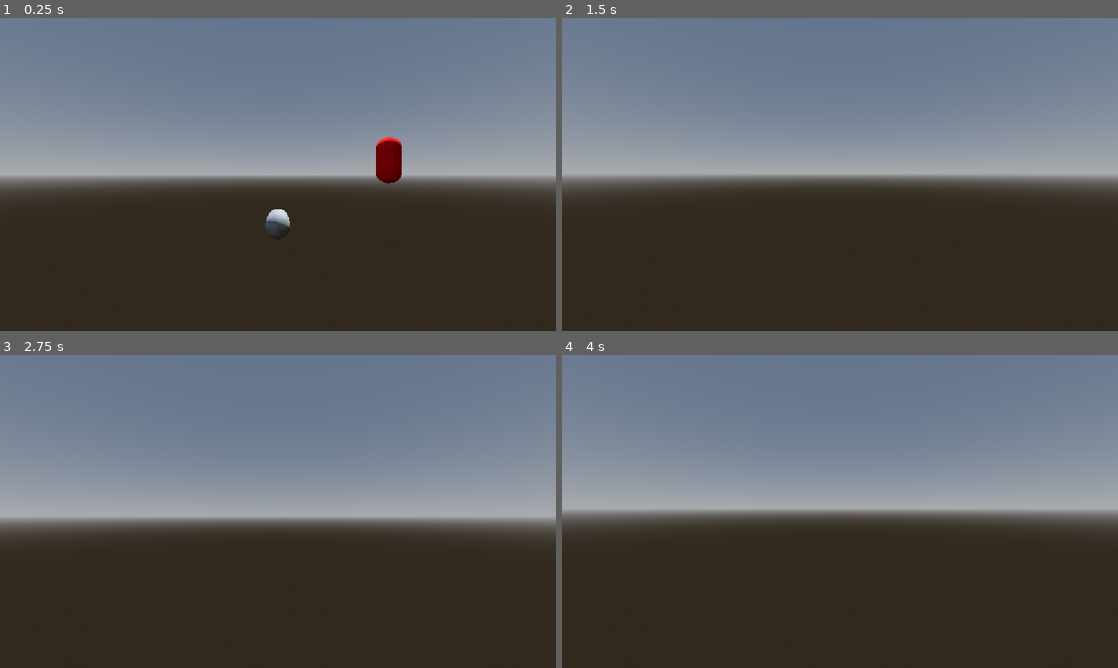
Above: before the commit, frames 1-4 (two rows, left to right).
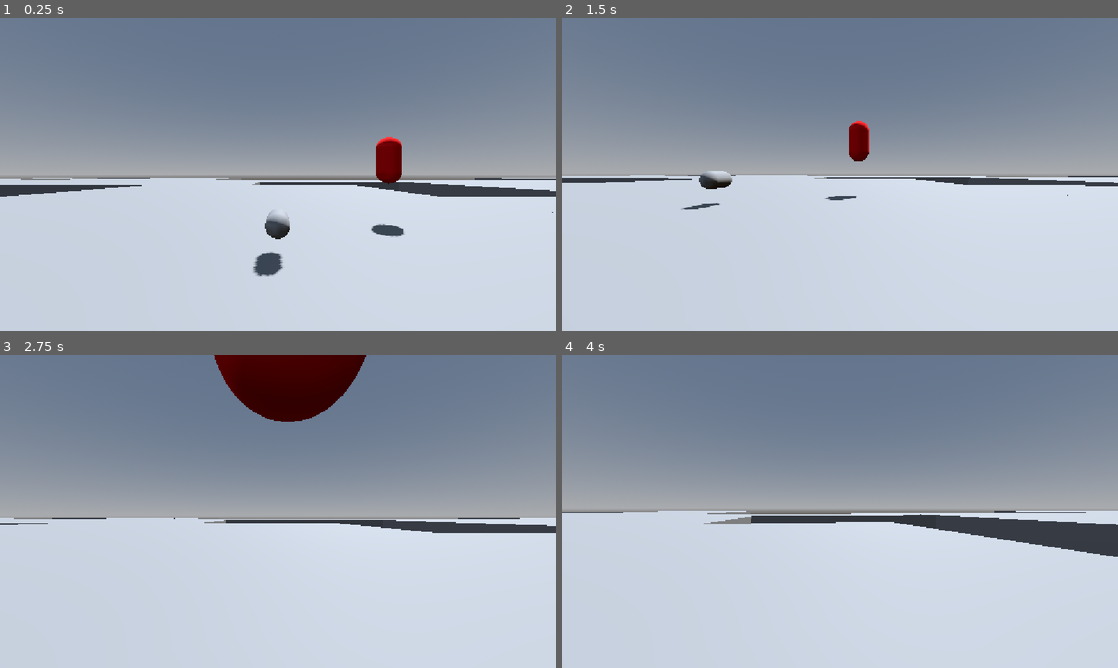
Above: after the commit, the same moments.

Repository: MarioSuper999/Godot_Dih_Mah_Tih
Game: Godot game, scene res://scenes/game.tscn
Two runs of this game, one before a commit and one after it. Both use one fixed random seed, a clock stepped at 60 frames per second and the inputs below.
Inputs (mouse positions are in pixels of both pictures, inside the frame that each line leads up to):
- Up to frame 1 (0.25 s): no input
- Up to frame 2 (1.5 s): move the mouse to (962, 158) at 0.52 s; hold D (input_right) 0.53-1.28 s; tap Shift (input_sprint) at 0.6 s; click (962, 158) at 0.67 s; tap Space (input_jump) at 0.77 s; move the mouse to (812, 174) at 1.27 s; hold W (input_forward) from 1.28 s (still down); tap F (pickup) at 1.35 s
- Up to frame 3 (2.75 s): keep holding W (input_forward); tap Space (input_jump) at 1.52 s; move the mouse to (289, 505) at 2.02 s; tap Shift (input_sprint) at 2.1 s
- Up to frame 4 (4 s): keep holding W (input_forward); move the mouse to (834, 517) at 2.77 s; tap F (pickup) at 2.85 s; click (834, 517) at 2.92 s; tap Space (input_jump) at 3.02, 3.77 s; move the mouse to (878, 514) at 3.52 s; tap Shift (input_sprint) at 3.6 s

The runs differ from the first frame. In frame 1, 47% of the frame differs, in the area x 0-100%, y 51-100%; in frame 2, 50%; in frame 3, 52%, in the area x 0-100%, y 0-100%; in frame 4, 48%.

Commit message:
Procedural Gen zu Main reingefügt

Diff:
--- /dev/null
+++ b/prefabs/rooms/box.tscn
@@ -0,0 +1,14 @@
+[gd_scene format=3 uid="uid://dutvo3impdcnu"]
+
+[sub_resource type="BoxMesh" id="BoxMesh_yj7vy"]
+
+[sub_resource type="BoxShape3D" id="BoxShape3D_c40bg"]
+
+[node name="StaticBody3D" type="StaticBody3D" unique_id=603713482]
+
+[node name="MeshInstance3D" type="MeshInstance3D" parent="." unique_id=1164685582]
+transform = Transform3D(20, 0, 0, 0, 7.5, 0, 0, 0, 20, 0, 0, 0)
+mesh = SubResource("BoxMesh_yj7vy")
+
+[node name="CollisionShape3D" type="CollisionShape3D" parent="." unique_id=2121641056]
+shape = SubResource("BoxShape3D_c40bg")
--- a/scenes/game.tscn
+++ b/scenes/game.tscn
@@ -3,7 +3,8 @@
 [ext_resource type="Script" uid="uid://c5c4y6ce5ppea" path="res://scripts/Game.gd" id="1_lnu2h"]
 [ext_resource type="PackedScene" uid="uid://ba3vtpoeac6lw" path="res://scenes/da_monsta.tscn" id="2_lnu2h"]
 [ext_resource type="PackedScene" uid="uid://d2xrw5swb5xo0" path="res://scenes/player.tscn" id="2_yqjtg"]
-[ext_resource type="PackedScene" uid="uid://cs7nf6c1kl7b7" path="res://scenes/item.tscn" id="4_lbhrr"]
+[ext_resource type="PackedScene" uid="uid://ci3usjehu5y10" path="res://scenes/item.tscn" id="4_lbhrr"]
+[ext_resource type="Script" uid="uid://bamyao7j7la52" path="res://scripts/procedural-generation.gd" id="5_iywne"]
 
 [sub_resource type="ProceduralSkyMaterial" id="ProceduralSkyMaterial_uwrxv"]
 sky_horizon_color = Color(0.66224277, 0.6717428, 0.6867428, 1)
@@ -33,10 +34,14 @@
 navigation_mesh = SubResource("NavigationMesh_yj7vy")
 
 [node name="Da_Monsta" parent="." unique_id=1269639112 instance=ExtResource("2_lnu2h")]
-transform = Transform3D(1, 0, 0, 0, 1, 0, 0, 0, 1, 0, 1.7846398, 0)
+transform = Transform3D(1, 0, 0, 0, 1, 0, 0, 0, 1, 0, 6.4060564, 0)
 
 [node name="Player" parent="." unique_id=1196026899 instance=ExtResource("2_yqjtg")]
-transform = Transform3D(1, 0, 0, 0, 1, 0, 0, 0, 1, -4.7730637, 0, 8.801432)
+transform = Transform3D(1, 0, 0, 0, 1, 0, 0, 0, 1, -4.7730637, 4.621416, 8.801432)
 
 [node name="Item" parent="." unique_id=1793539674 instance=ExtResource("4_lbhrr")]
-transform = Transform3D(1, 0, 0, 0, 1, 0, 0, 0, 1, -4.7809863, -0.029974937, 3.7128124)
+transform = Transform3D(1, 0, 0, 0, 1, 0, 0, 0, 1, -4.7809863, 4.591441, 3.7128124)
+
+[node name="Rooms" type="Node3D" parent="." unique_id=1900144105]
+script = ExtResource("5_iywne")
+pathlen = 100
--- /dev/null
+++ b/scripts/procedural-generation.gd
@@ -0,0 +1,56 @@
+extends Node
+const BOUNDARY_X := 1
+const BOUNDARY_Y := 1
+const BOUNDARY_Z := 1
+@onready var box = preload("res://prefabs/rooms/box.tscn")
+var spawned_boxes: Array = []
+@export var pathlen :int
+@onready var pposition = $"../Player".global_position
+
+func _ready() -> void:
+	var pos = Vector3(0,0,0)
+	genPath(pos, pathlen)
+
+
+
+func genPath(pos, length):
+	for i in range(length):
+		var new_box = box.instantiate()
+		add_child(new_box)
+
+		spawned_boxes.append(new_box)
+
+		var collision_node = new_box.get_node("CollisionShape3D")
+		collision_node.shape = collision_node.shape.duplicate()
+		collision_node.shape.size = Vector3(20.0,7.5,20.0)
+		new_box.position += pos
+		pos = get_new_pos(pos, 20)
+	print(len(spawned_boxes))
+
+
+func get_new_pos(pos, size):
+	var pos_new = Vector3(0,0,0)
+	var attempts = 0
+	if randi()%2 == 0:
+		while not check_colision(pos_new):
+			pos_new = pos + Vector3(size *(randi_range(0,1)*2-1),0,0)
+			attempts +=1
+			if attempts == 10:
+				break
+	else:
+		while not check_colision(pos_new):
+			pos_new = pos + Vector3(0,0,size *(randi_range(0,1)*2-1))
+			attempts +=1
+			if attempts == 10:
+				break
+	return pos_new
+
+
+func check_colision(pos):
+	for boxes in spawned_boxes:
+		if pos == boxes.position:
+			return false
+	return true
+
+func _process(_delta: float) -> void:
+	pass
Not shown, changed: scripts/procedural-generation.gd.uid
